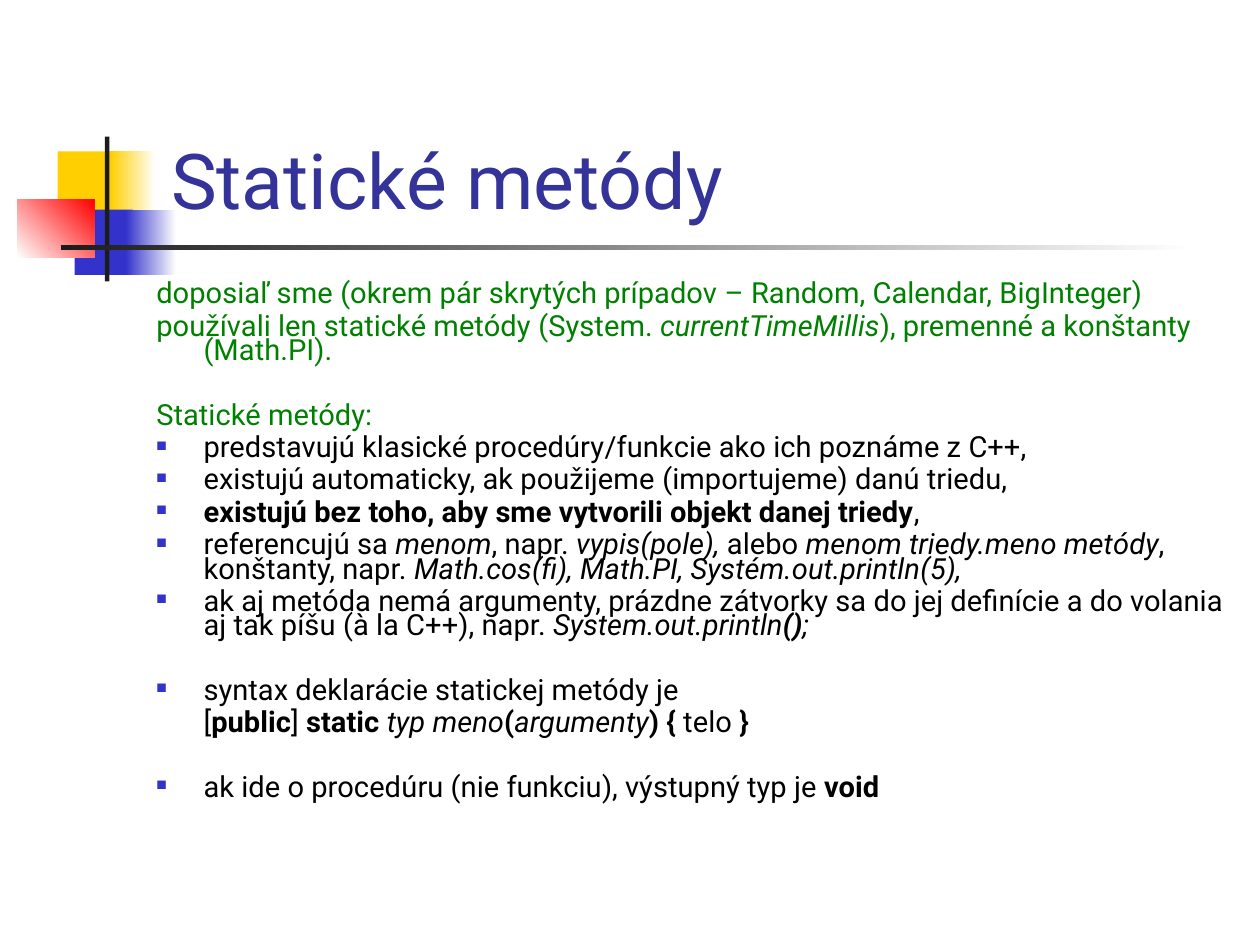
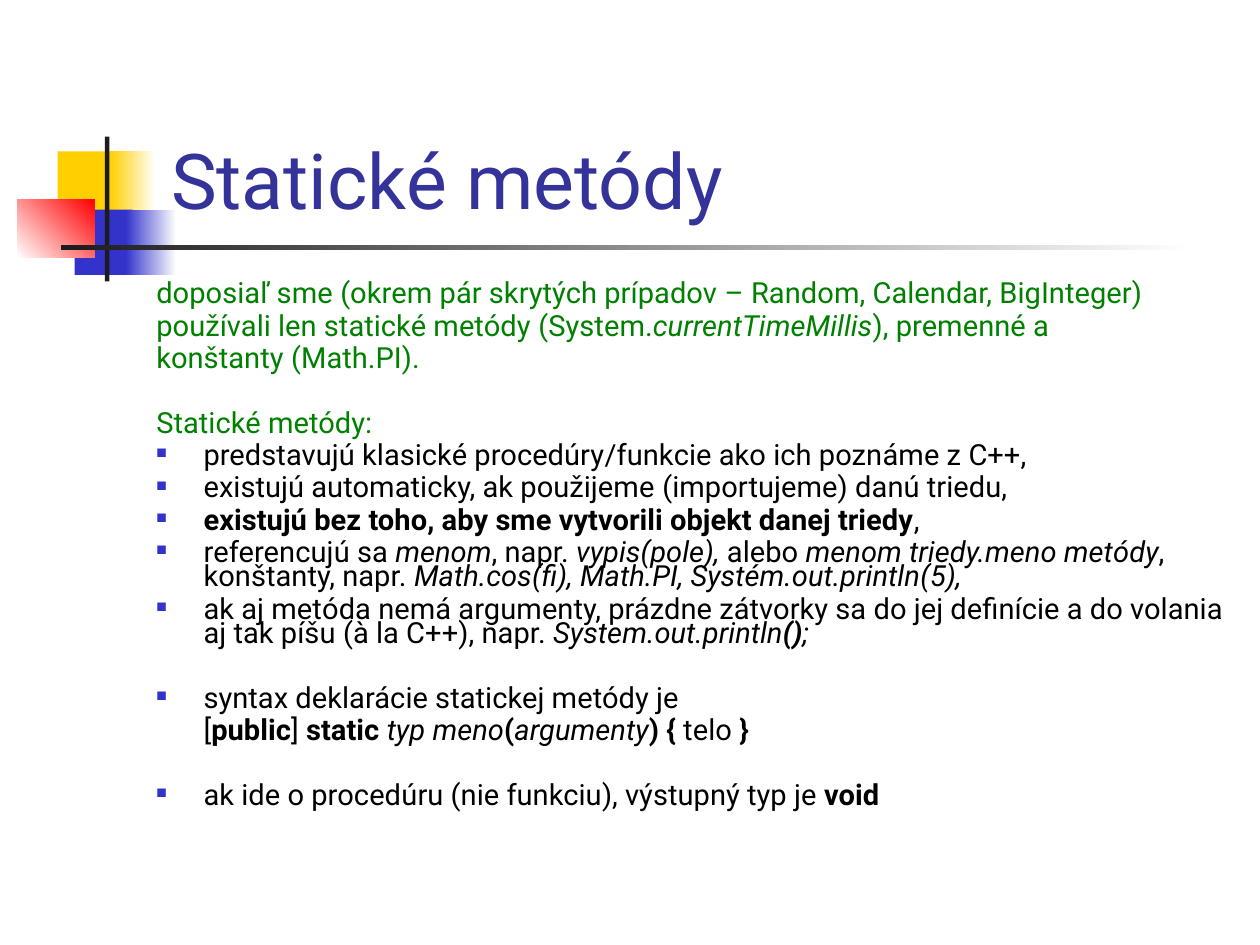
Before and after one commit to Programovanie4/Prednasky, a slide deck: slide 3 of 03/03_java.ppt. Drawn at 1260x945 pixels with LibreOffice and Linux fonts; fonts in the diff are those of the drawing. Boxes give left, top, right and bottom in pixels: in the first picture for what was removed or moved away, otherwise in the second. Text is boxed around its words. In the diff, an @@ line names an element or a change of style, - is before the commit and + after.

```diff
--- a/03/03_java.ppt
+++ b/03/03_java.ppt
@@ text at (156,309,1049,375): text changed @@
-používali len statické metódy (System. currentTimeMillis), premenné a konštanty (Math.PI).
+používali len statické metódy (System.currentTimeMillis), premenné a
+konštanty (Math.PI).
```
Also in this commit, not shown: 3 other slides changed, 1 other file.
